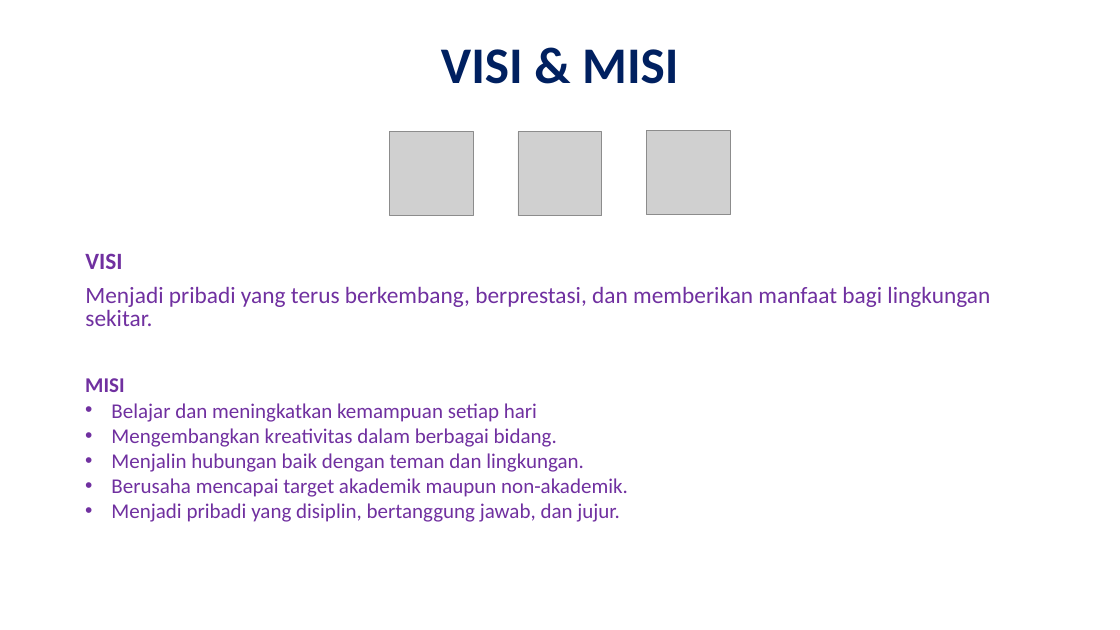
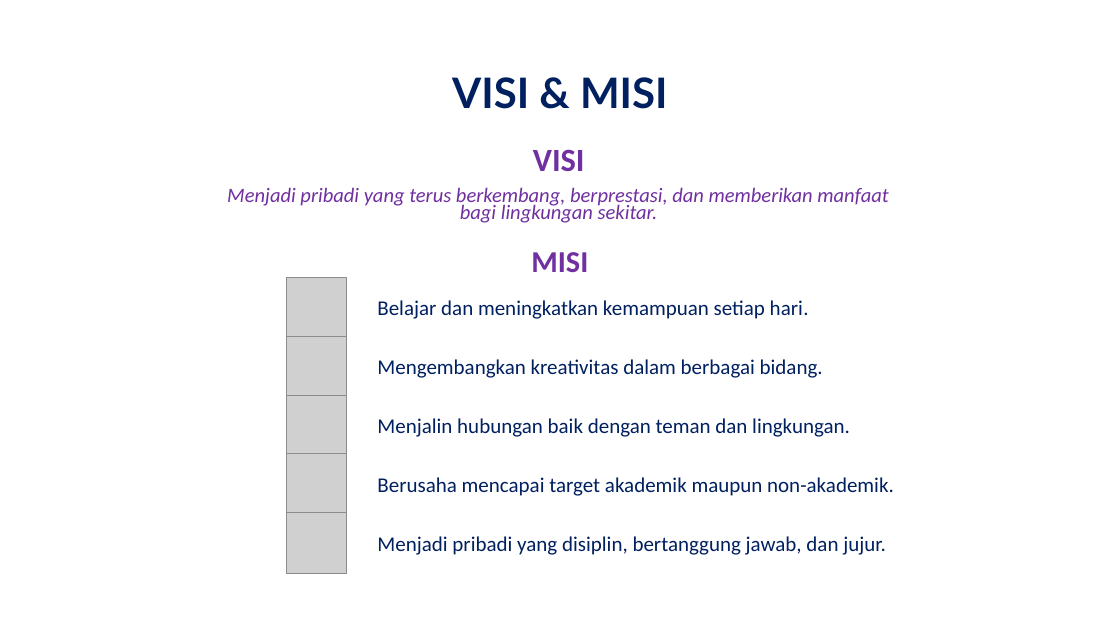
Before and after one commit to onysu/kursus, a slide deck: slide 2 of assets/files/Profil-Perusahaan-5-Slide.pptx. Drawn at 1120x630 pixels with LibreOffice and Linux fonts; fonts in the diff are those of the drawing; grey boxes stand for pictures. Boxes give left, top, right and bottom in pixels: in the first picture for what was removed or moved away, otherwise in the second. Text is boxed around its words. In the diff, an @@ line names an element or a change of style, - is before the commit and + after.

```diff
--- a/assets/files/Profil-Perusahaan-5-Slide.pptx
+++ b/assets/files/Profil-Perusahaan-5-Slide.pptx
@@ title "VISI & MISI" at (452,77,668,109): size 44 to 36 pt, font Calibri to Lato @@
@@ text "VISI": place and size @@
-text "VISI" at (85,253,990,326)
+text "VISI" at (227,149,888,223)
@@ text "VISI" at (227,149,888,223): size 20 to 27.8 pt in "VISI"; size 20 to 17.6 pt, italic on; alignment left to centre; line spacing 0.8 to 0.7 @@
@@ picture removed at (390,132,474,216) @@
@@ picture removed at (518,132,602,216) @@
@@ picture removed at (647,130,731,214) @@
@@ text added at (531,252,588,272), 26 pt, text #7030A0, bold @@
+MISI
@@ picture added at (287,277,347,338) @@
@@ text added at (377,300,809,319), 18 pt, text #002060 @@
+Belajar dan meningkatkan kemampuan setiap hari.
@@ picture added at (287,336,347,397) @@
@@ text added at (377,359,823,378), 18 pt, text #002060 @@
+Mengembangkan kreativitas dalam berbagai bidang.
@@ text removed at (85,378,628,522) @@
-MISI
-• Belajar dan meningkatkan kemampuan setiap hari
-• Mengembangkan kreativitas dalam berbagai bidang.
-• Menjalin hubungan baik dengan teman dan lingkungan.
-• Berusaha mencapai target akademik maupun non-akademik.
-• Menjadi pribadi yang disiplin, bertanggung jawab, dan jujur.
@@ picture added at (287,395,347,455) @@
@@ text added at (377,418,850,437), 18 pt, text #002060 @@
+Menjalin hubungan baik dengan teman dan lingkungan.
@@ picture added at (287,454,347,514) @@
@@ text added at (377,477,894,496), 18 pt, text #002060 @@
+Berusaha mencapai target akademik maupun non-akademik.
@@ picture added at (287,513,347,573) @@
@@ text added at (377,536,886,555), 18 pt, text #002060 @@
+Menjadi pribadi yang disiplin, bertanggung jawab, dan jujur.
```
Also in this commit, not shown: 3 other slides changed, 1 slide added, 1 slide removed.
